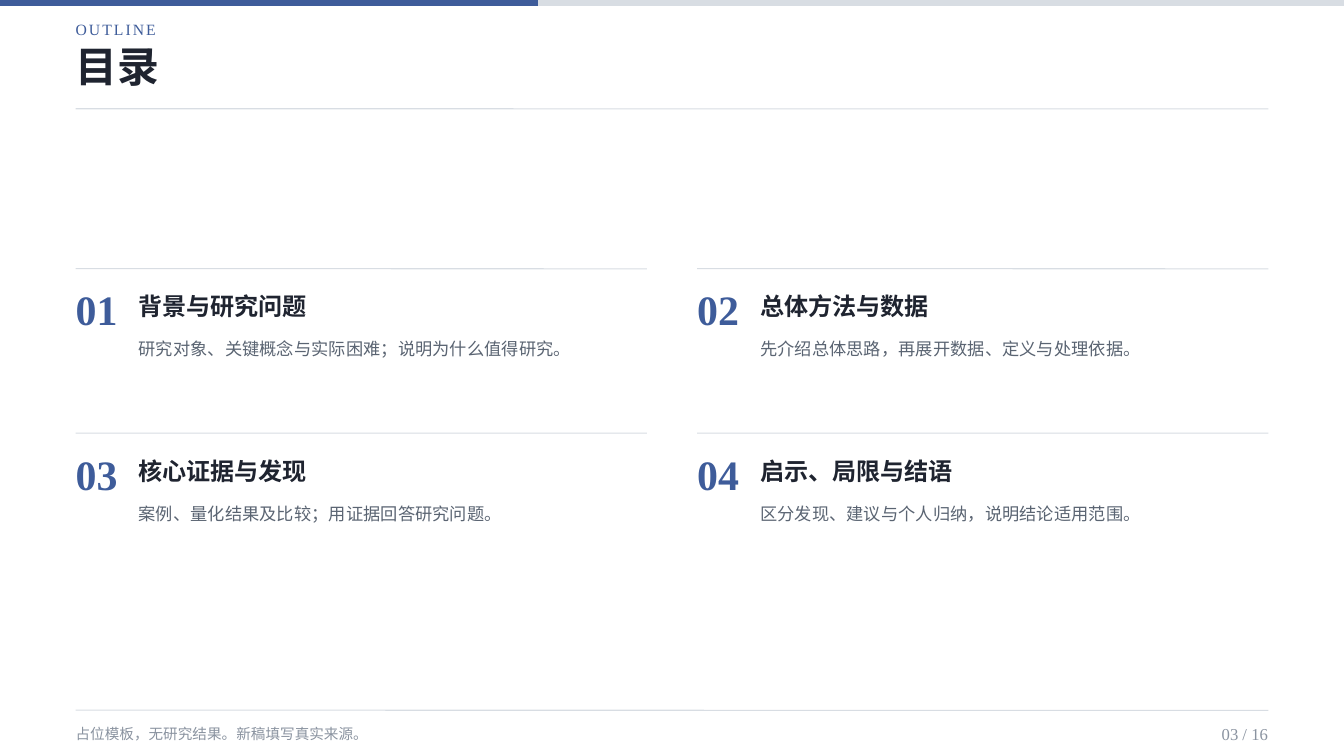
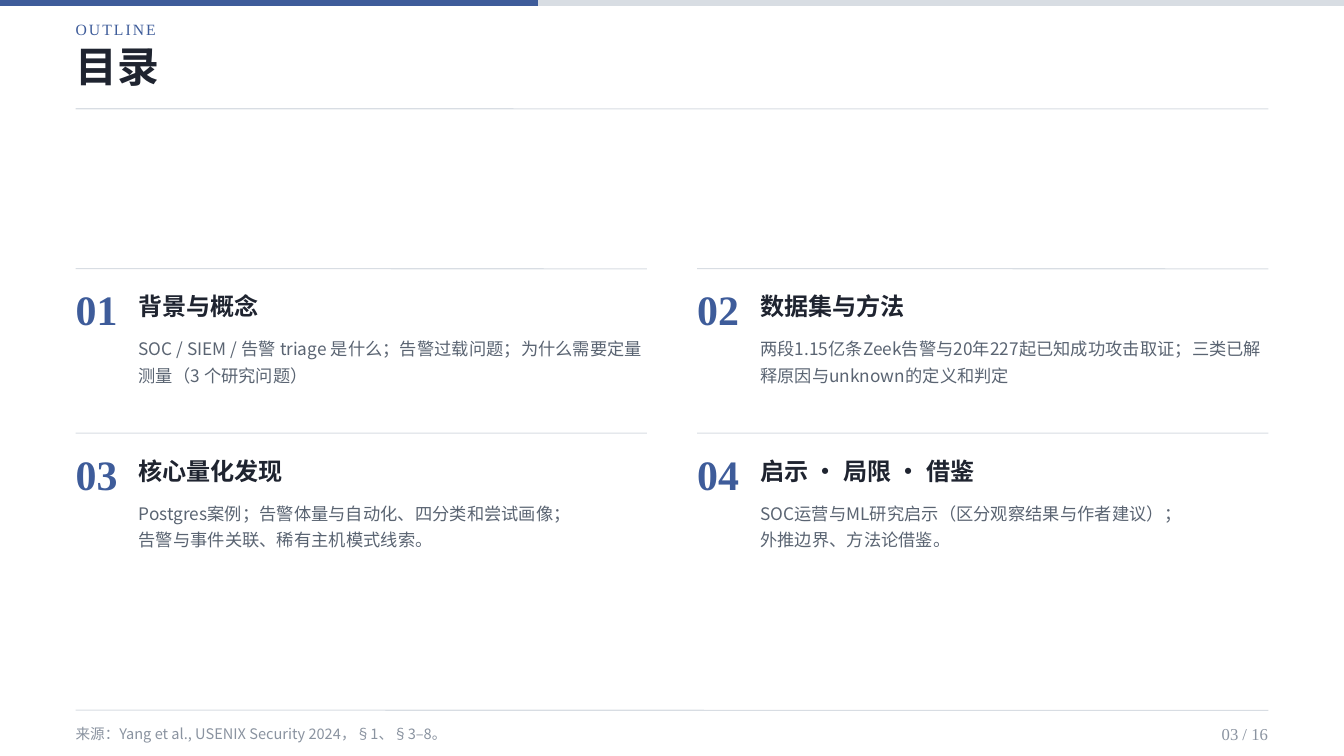
Before and after one commit to 01Elaine/research-ppt-skills, a slide deck: slide 3 of skills/artifact-template-soc-ppt/assets/reference.pptx. Drawn at 1344x756 pixels with LibreOffice and Linux fonts; fonts in the diff are those of the drawing. Boxes give left, top, right and bottom in pixels: in the first picture for what was removed or moved away, otherwise in the second. Text is boxed around its words. In the diff, an @@ line names an element or a change of style, - is before the commit and + after.

```diff
--- a/skills/artifact-template-soc-ppt/assets/reference.pptx
+++ b/skills/artifact-template-soc-ppt/assets/reference.pptx
@@ text at [139, 294, 259, 317]: text changed @@
-背景与研究问题
+背景与概念
@@ text at [760, 294, 904, 317]: text changed @@
-总体方法与数据
+数据集与方法
@@ text at [139, 340, 642, 384]: text changed @@
-研究对象、关键概念与实际困难；说明为什么值得研究。
+SOC / SIEM / 告警 triage 是什么；告警过载问题；为什么需要定量测量（3 个研究问题）
@@ text at [760, 340, 1261, 384]: text changed @@
-先介绍总体思路，再展开数据、定义与处理依据。
+两段1.15亿条Zeek告警与20年227起已知成功攻击取证；三类已解释原因与unknown的定义和判定
@@ text at [139, 459, 283, 482]: text changed @@
-核心证据与发现
+核心量化发现
@@ text at [760, 459, 974, 482]: text changed @@
-启示、局限与结语
+启示 · 局限 · 借鉴
@@ text at [139, 505, 571, 548]: text changed @@
-案例、量化结果及比较；用证据回答研究问题。
+Postgres案例；告警体量与自动化、四分类和尝试画像；
+告警与事件关联、稀有主机模式线索。
@@ text at [760, 505, 1181, 548]: text changed @@
-区分发现、建议与个人归纳，说明结论适用范围。
+SOC运营与ML研究启示（区分观察结果与作者建议）；
+外推边界、方法论借鉴。
@@ text at [76, 727, 447, 743]: text changed @@
-占位模板，无研究结果。新稿填写真实来源。
+来源：Yang et al., USENIX Security 2024，§1、§3–8。
```
Also in this commit, not shown: 14 other slides changed, 1 slide added, 1 slide removed, 46 other files.
